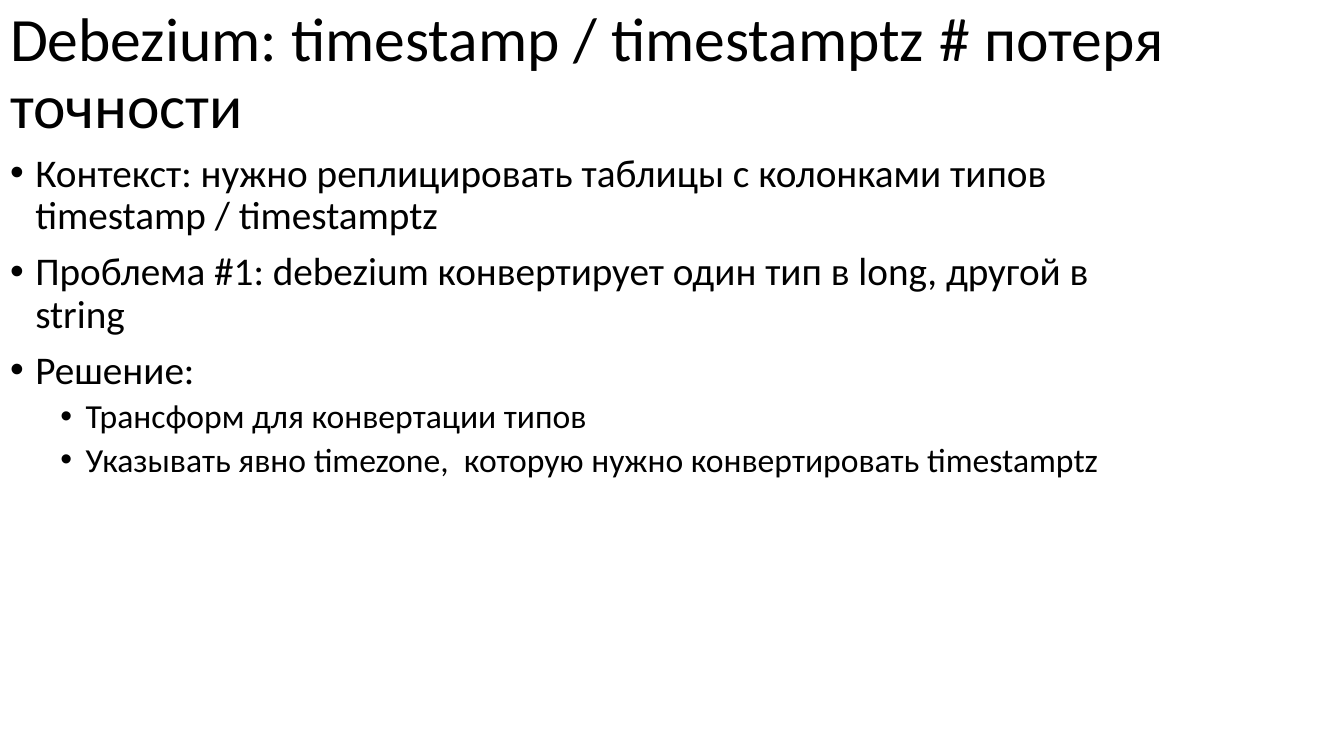
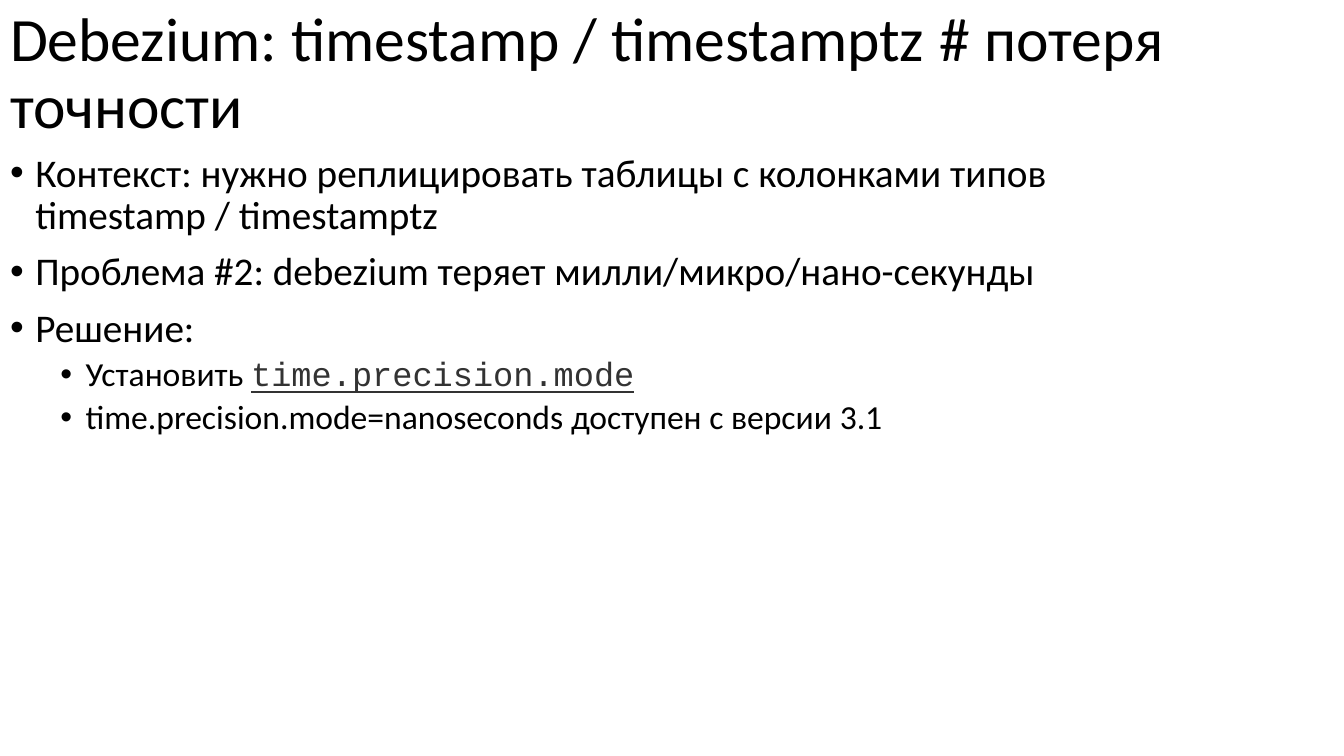
Before and after one commit to nryanov/presentations, a slide deck: slide 43 of smartdata/cdc-via-debezium/debezium-smartdata2025.pptx (slide 41 before the commit). Drawn at 1344x756 pixels with LibreOffice and Linux fonts; fonts in the diff are those of the drawing. Boxes give left, top, right and bottom in pixels: in the first picture for what was removed or moved away, otherwise in the second. Text is boxed around its words. In the diff, an @@ line names an element or a change of style, - is before the commit and + after.

```diff
--- a/smartdata/cdc-via-debezium/debezium-smartdata2025.pptx
+++ b/smartdata/cdc-via-debezium/debezium-smartdata2025.pptx
@@ text at bbox=[35, 257, 1034, 292]: text changed @@
-• Проблема #1: debezium конвертирует один тип в long, другой в string
+• Проблема #2: debezium теряет милли/микро/нано-секунды
@@ text at bbox=[86, 362, 882, 435]: text changed @@
-  • Трансформ для конвертации типов
-  • Указывать явно timezone, которую нужно конвертировать timestamptz
+  • Установить time.precision.mode
+  • time.precision.mode=nanoseconds доступен с версии 3.1
```
Also in this commit, not shown: 6 other slides changed, 3 slides added.
